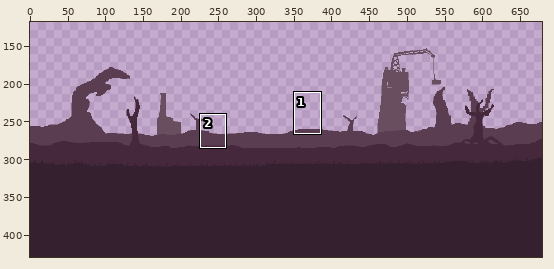
Pixel-art file, stored at Assets/Assets/Aseprite/Scenery/Ground.aseprite. The first picture is a wide view before the edit; the outline marks the close-up.
Close-up. Old version:
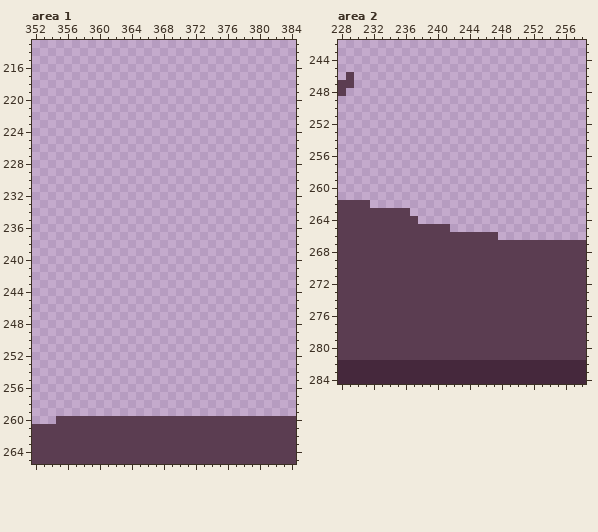
679x430 pixels, 1 frame. Colours within 5 levels of each other are drawn and written as one. Shown: area 1: x 352..384, y 213..265; area 2: x 228..258, y 242..284. The wide view leaves out empty margins. The commit also changed other parts of the picture, which this record leaves out.
After the commit:
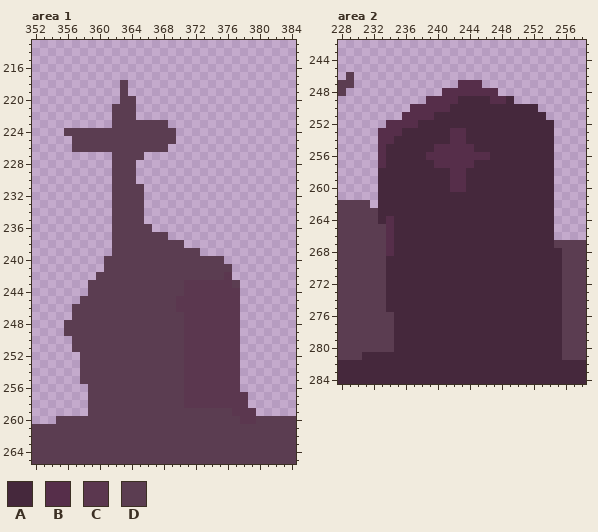
Palette (. is transparent): A #45283c  B #562e4a  C #5b374f  D #5b3d51
Difference:
--- area 1, layer "ground3"
@@ x 352..384 @@
 217 .................................
-218 .................................
-219 .................................
-220 .................................
-221 .................................
-222 .................................
-223 .................................
-224 .................................
-225 .................................
-226 .................................
-227 .................................
-228 .................................
-229 .................................
-230 .................................
-231 .................................
-232 .................................
-233 .................................
-234 .................................
-235 .................................
-236 .................................
-237 .................................
-238 .................................
-239 .................................
-240 .................................
-241 .................................
-242 .................................
-243 .................................
-244 .................................
-245 .................................
-246 .................................
-247 .................................
-248 .................................
-249 .................................
-250 .................................
-251 .................................
-252 .................................
-253 .................................
-254 .................................
-255 .................................
-256 .................................
-257 .................................
-258 .................................
-259 .................................
-260 ...DDDDDDDDDDDDDDDDDDDDDDDDDDDDDD
+218 ...........D.....................
+219 ...........D.....................
+220 ...........DD....................
+221 ..........DDD....................
+222 ..........DDD....................
+223 ..........DDDDDDD................
+224 ....DDDDDDDDDDDDDD...............
+225 .....DDDDDDDDDDDDD...............
+226 .....DDDDDDDDDDDD................
+227 ..........DDDD...................
+228 ..........DDD....................
+229 ..........DDD....................
+230 ..........DDD....................
+231 ..........DDDD...................
+232 ..........DDDD...................
+233 ..........DDDD...................
+234 ..........DDDD...................
+235 ..........DDDD...................
+236 ..........DDDDD..................
+237 ..........DDDDDDD................
+238 ..........DDDDDDDDD..............
+239 ..........DDDDDDDDDDD............
+240 .........DDDDDDDDDDDDDDD.........
+241 .........DDDDDDDDDDDDDDDD........
+242 ........DDDDDDDDDDDDDDDDC........
+243 .......DDDDDDDDDDDDCCCCCCD.......
+244 .......DDDDDDDDDDDDCCCCCCC.......
+245 ......DDDDDDDDDDDDCCCCCCCC.......
+246 .....DDDDDDDDDDDDDCCCCCCCC.......
+247 .....DDDDDDDDDDDDDDCCCCCCC.......
+248 ....DDDDDDDDDDDDDDDCCCCCCC.......
+249 ....DDDDDDDDDDDDDDDCCCCCCC.......
+250 .....DDDDDDDDDDDDDDCCCCCCC.......
+251 .....DDDDDDDDDDDDDDCCCCCCC.......
+252 ......DDDDDDDDDDDDDCCCCCCC.......
+253 ......DDDDDDDDDDDDDCCCCCCC.......
+254 ......DDDDDDDDDDDDDCCCCCCC.......
+255 ......DDDDDDDDDDDDDCCCCCCC.......
+256 .......DDDDDDDDDDDDCCCCCCC.......
+257 .......DDDDDDDDDDDDCCCCCCCC......
+258 .......DDDDDDDDDDDDCCCCCCCC......
+259 .......DDDDDDDDDDDDDDDDDDCCC.....
+260 ...DDDDDDDDDDDDDDDDDDDDDDDCCDDDDD
 261 DDDDDDDDDDDDDDDDDDDDDDDDDDDDDDDDD
--- area 2, layer "Ground2"
@@ x 228..258 @@
 246 .D.............................
-247 DD.............................
-248 D..............................
-249 ...............................
-250 ...............................
-251 ...............................
-252 ...............................
-253 ...............................
-254 ...............................
-255 ...............................
-256 ...............................
-257 ...............................
-258 ...............................
-259 ...............................
-260 ...............................
-261 ...............................
-262 DDDD...........................
-263 DDDDDDDDD......................
-264 DDDDDDDDDD.....................
-265 DDDDDDDDDDDDDD.................
-266 DDDDDDDDDDDDDDDDDDDD...........
-267 DDDDDDDDDDDDDDDDDDDDDDDDDDDDDDD
-268 DDDDDDDDDDDDDDDDDDDDDDDDDDDDDDD
-269 DDDDDDDDDDDDDDDDDDDDDDDDDDDDDDD
-270 DDDDDDDDDDDDDDDDDDDDDDDDDDDDDDD
-271 DDDDDDDDDDDDDDDDDDDDDDDDDDDDDDD
-272 DDDDDDDDDDDDDDDDDDDDDDDDDDDDDDD
-273 DDDDDDDDDDDDDDDDDDDDDDDDDDDDDDD
-274 DDDDDDDDDDDDDDDDDDDDDDDDDDDDDDD
-275 DDDDDDDDDDDDDDDDDDDDDDDDDDDDDDD
-276 DDDDDDDDDDDDDDDDDDDDDDDDDDDDDDD
-277 DDDDDDDDDDDDDDDDDDDDDDDDDDDDDDD
-278 DDDDDDDDDDDDDDDDDDDDDDDDDDDDDDD
-279 DDDDDDDDDDDDDDDDDDDDDDDDDDDDDDD
-280 DDDDDDDDDDDDDDDDDDDDDDDDDDDDDDD
-281 DDDDDDDDDDDDDDDDDDDDDDDDDDDDDDD
+247 DD.............BBB.............
+248 D............BBBBBBB...........
+249 ...........BBBBAAAABBA.........
+250 .........BBBBBAAAAAAAAAAA......
+251 ........BBBBAAAAAAAAAAAAAA.....
+252 ......BBBBAAAAAAAAAAAAAAAAA....
+253 .....BBBAAAAAABBAAAAAAAAAAA....
+254 .....BBAAAAAAABBAAAAAAAAAAA....
+255 .....BAAAAAABBBBBAAAAAAAAAA....
+256 .....BAAAAABBBBBBBBAAAAAAAA....
+257 .....BAAAAAABBBBBAAAAAAAAAA....
+258 .....AAAAAAAAABBAAAAAAAAAAA....
+259 .....AAAAAAAAABBAAAAAAAAAAA....
+260 .....AAAAAAAAABBAAAAAAAAAAA....
+261 .....AAAAAAAAAAAAAAAAAAAAAA....
+262 DDDD.AAAAAAAAAAAAAAAAAAAAAA....
+263 DDDDDAAAAAAAAAAAAAAAAAAAAAA....
+264 DDDDDABAAAAAAAAAAAAAAAAAAAA....
+265 DDDDDDBAAAAAAAAAAAAAAAAAAAA....
+266 DDDDDDBAAAAAAAAAAAAAAAAAAAA....
+267 DDDDDDBAAAAAAAAAAAAAAAAAAAADDDD
+268 DDDDDDBAAAAAAAAAAAAAAAAAAAAADDD
+269 DDDDDDAAAAAAAAAAAAAAAAAAAAAADDD
+270 DDDDDDAAAAAAAAAAAAAAAAAAAAAADDD
+271 DDDDDDAAAAAAAAAAAAAAAAAAAAAADDD
+272 DDDDDDAAAAAAAAAAAAAAAAAAAAAADDD
+273 DDDDDDAAAAAAAAAAAAAAAAAAAAAADDD
+274 DDDDDDAAAAAAAAAAAAAAAAAAAAAADDD
+275 DDDDDDAAAAAAAAAAAAAAAAAAAAAADDD
+276 DDDDDDDAAAAAAAAAAAAAAAAAAAAADDD
+277 DDDDDDDAAAAAAAAAAAAAAAAAAAAADDD
+278 DDDDDDDAAAAAAAAAAAAAAAAAAAAADDD
+279 DDDDDDDAAAAAAAAAAAAAAAAAAAAADDD
+280 DDDDDDDAAAAAAAAAAAAAAAAAAAAADDD
+281 DDDAAAAAAAAAAAAAAAAAAAAAAAAADDD
 282 AAAAAAAAAAAAAAAAAAAAAAAAAAAAAAA
Boxes around the changes in both close-ups, in picture pixels (x1, y1, x2, y2):
changed: (64, 80, 256, 424)
changed: (362, 80, 562, 360)
